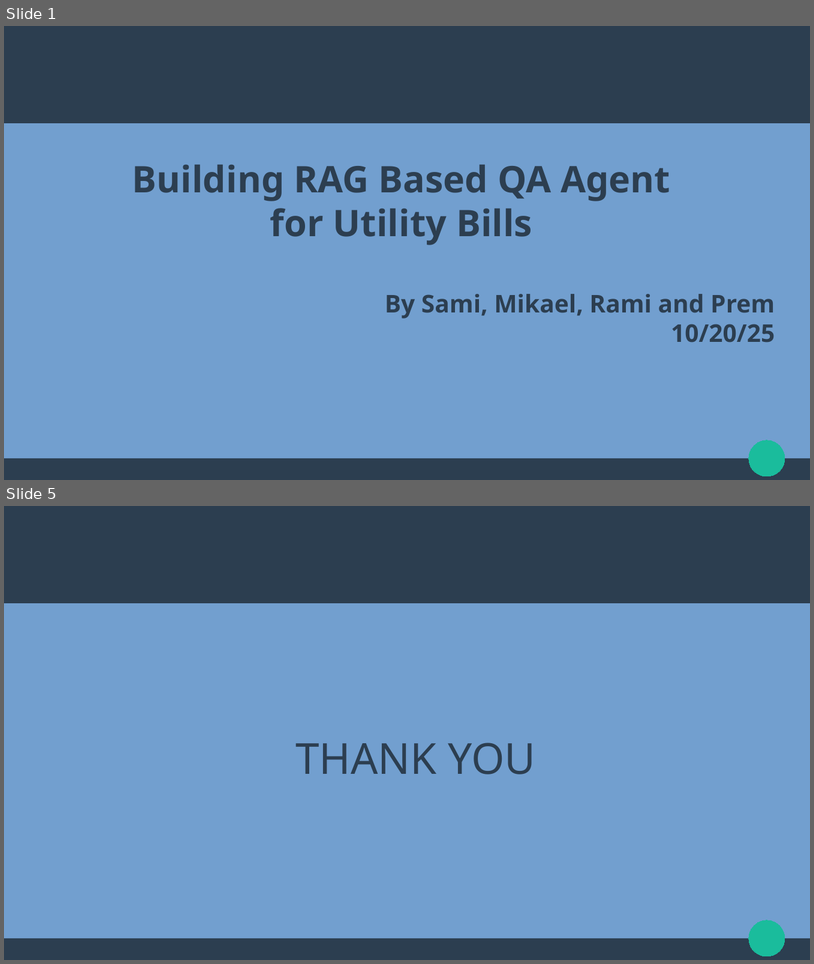
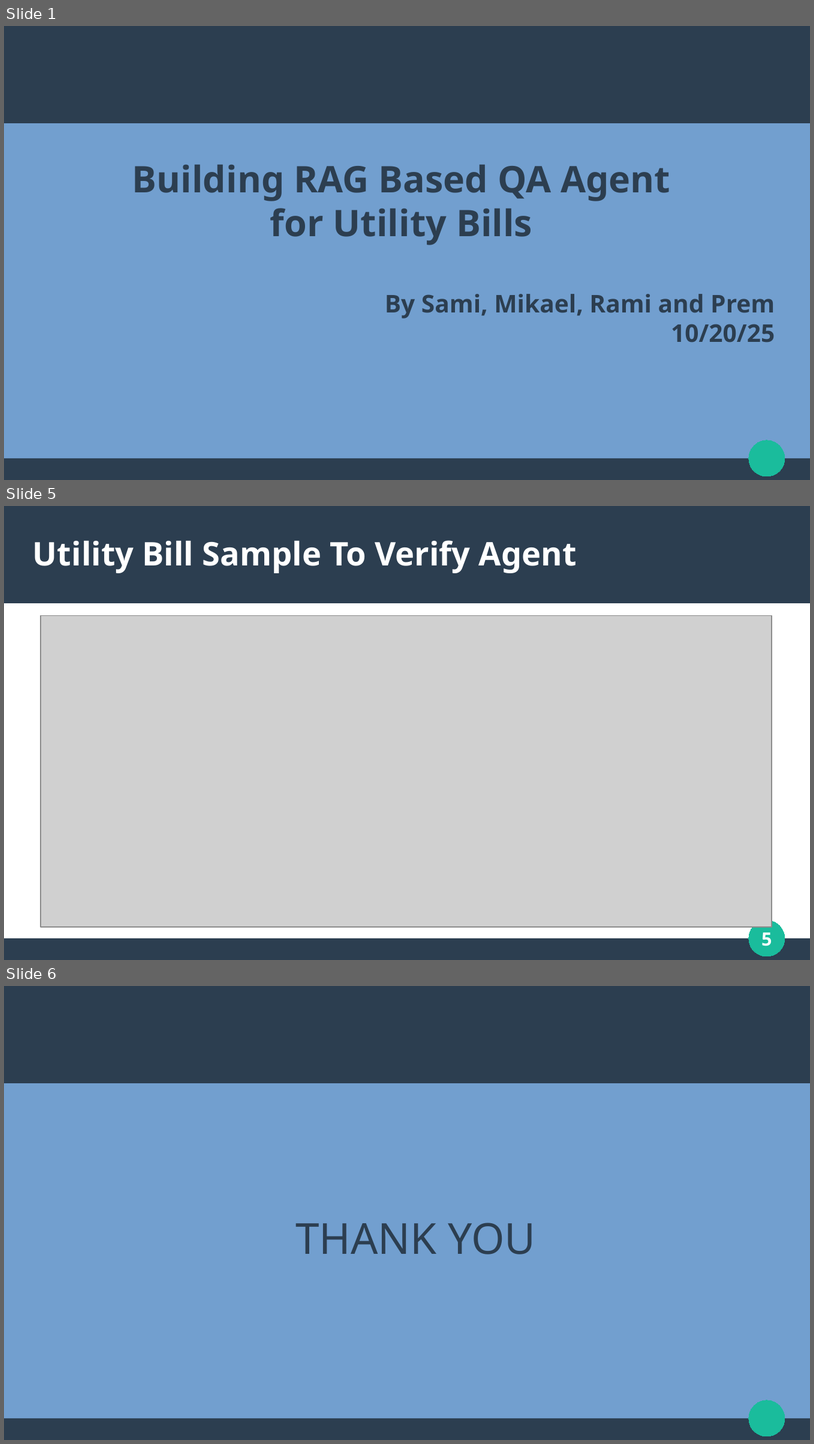
Before and after one commit to raalrwai/Multi-Agent-RAG-Utility-App, a slide deck: RAG_Slides.odp. Shown one above the other, each under a label of ours: slides 1 and 5 before the commit, slides 1, 5 and 6 after it; the slides between them are not shown. The pictures are 814x964 and 814x1444 pixels, drawn with LibreOffice and Linux fonts; fonts in the diff are those of the drawing; grey boxes stand for pictures. Boxes give left, top, right and bottom in pixels: in the first picture for what was removed or moved away, otherwise in the second. Text is boxed around its words. In the diff, an @@ line names an element or a change of style, - is before the commit and + after.

```diff
--- a/RAG_Slides.odp
+++ b/RAG_Slides.odp
@@ slide 5 added at bbox=[4, 506, 810, 960], background #FFFFFF; not listed: 3 template elements that a slide beside it also shows @@
@@ title added at bbox=[33, 540, 577, 573], 32 pt, text #FFFFFF, bold @@
+Utility Bill Sample To Verify Agent
@@ picture added at bbox=[41, 616, 773, 927] @@
@@ page number added at bbox=[762, 932, 772, 946], 18 pt, text #FFFFFF, bold @@
+5
@@ what was slide 5 is now slide 6 @@
```
Also in this commit, not shown: 3 slides changed.
